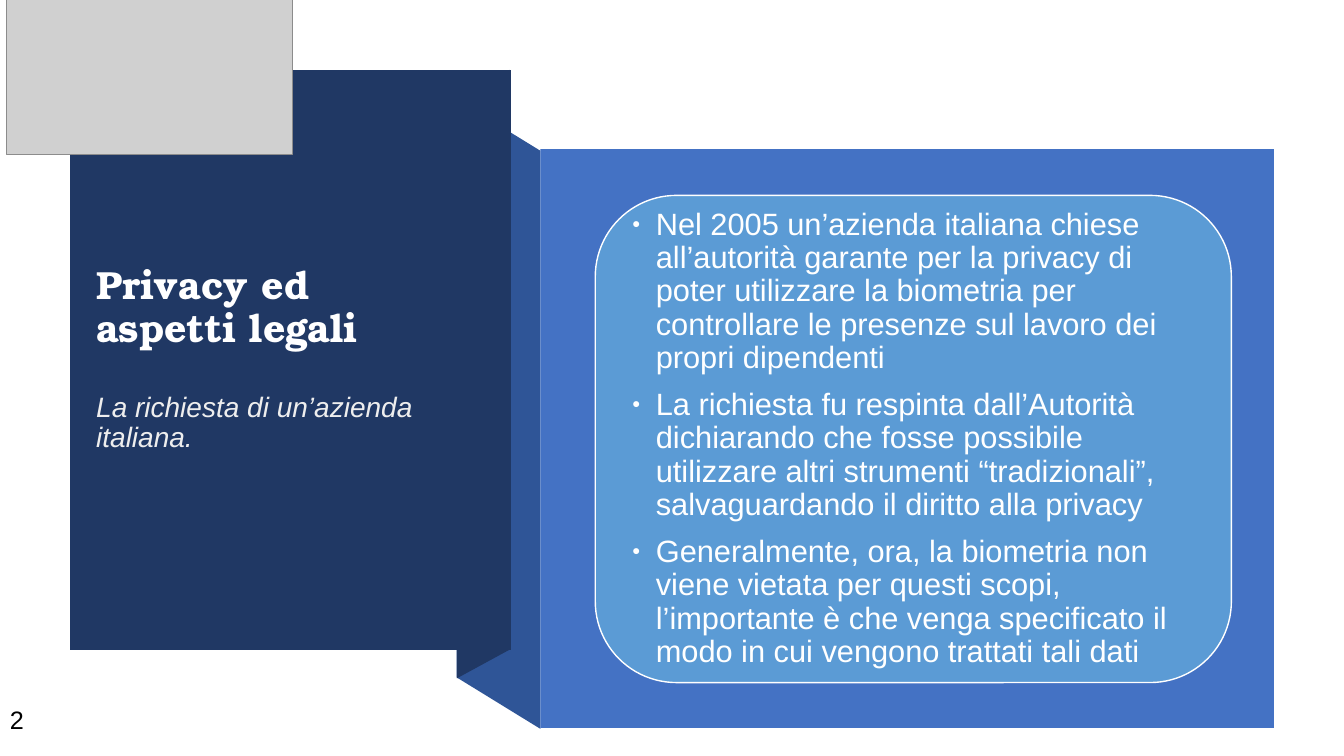
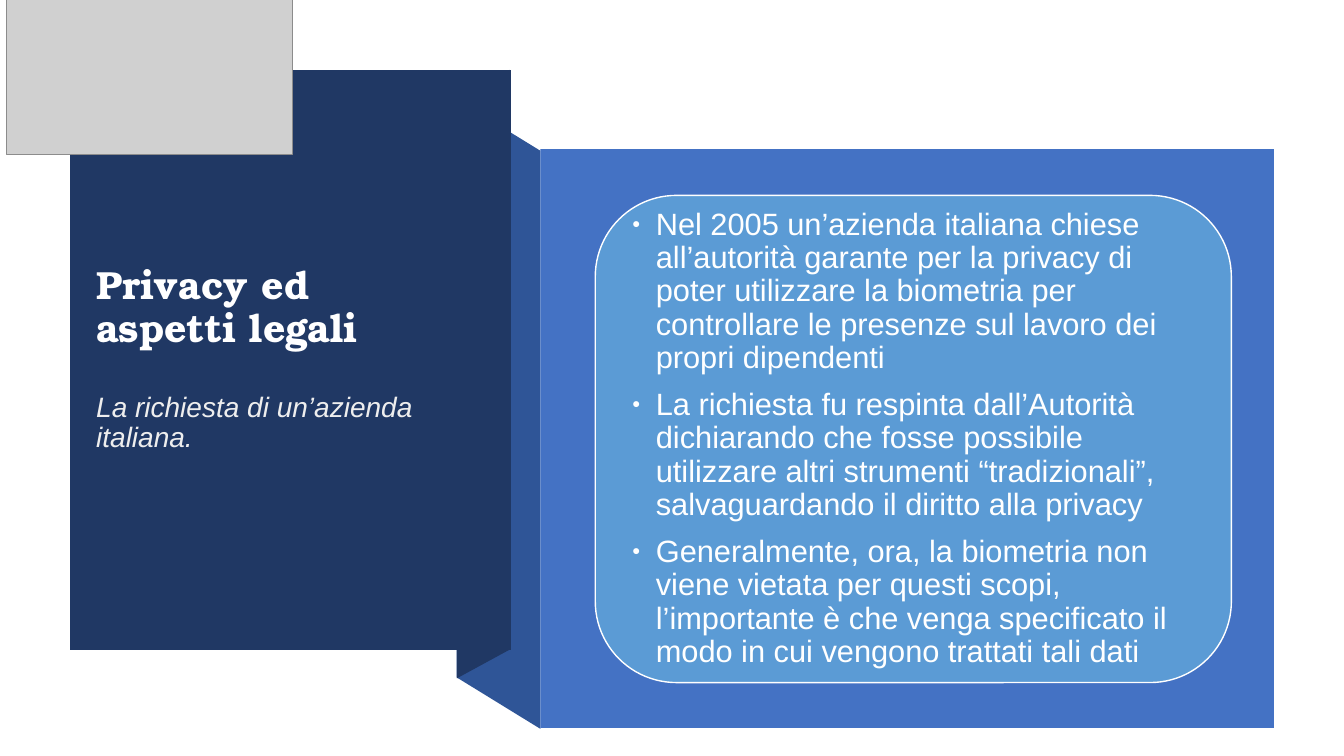
Before and after one commit to Torkin1/biometric_prompt_WALL-E, a slide deck: slide 2 of Privacy.odp. Drawn at 1344x756 pixels with LibreOffice and Linux fonts; fonts in the diff are those of the drawing; grey boxes stand for pictures. Boxes give left, top, right and bottom in pixels: in the first picture for what was removed or moved away, otherwise in the second. Text is boxed around its words. In the diff, an @@ line names an element or a change of style, - is before the commit and + after.

```diff
--- a/Privacy.odp
+++ b/Privacy.odp
@@ page number removed at box(10, 711, 24, 729) @@
-2
```
Also in this commit, not shown: 1 other slide changed, 4 other files.
